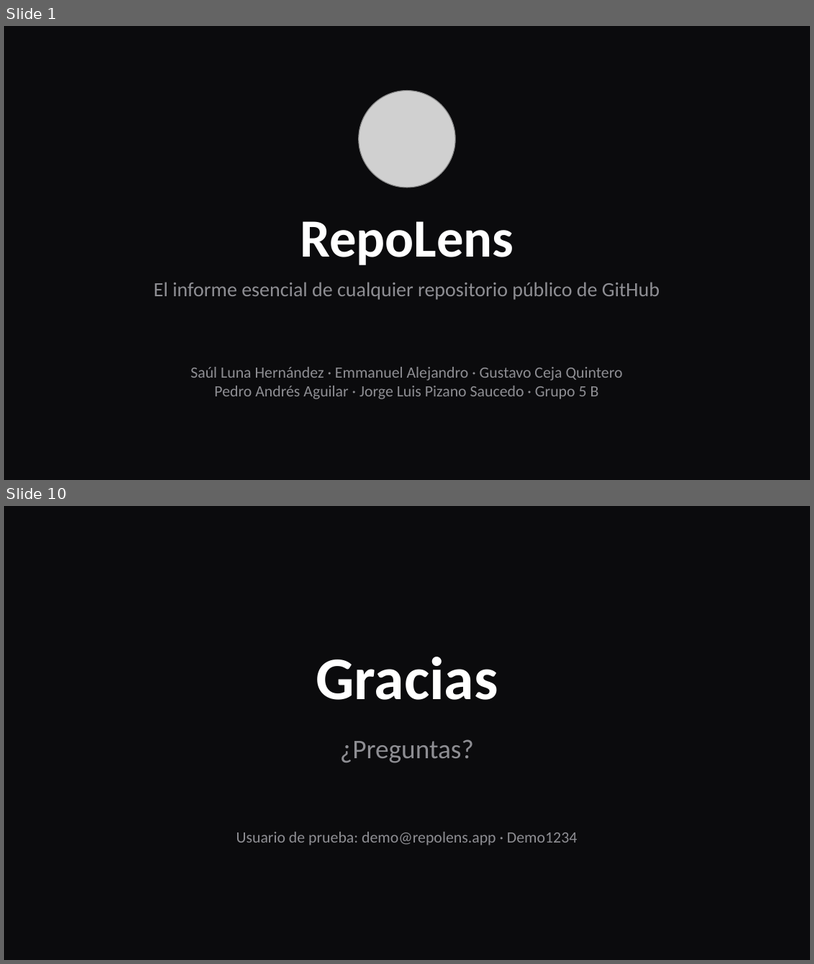
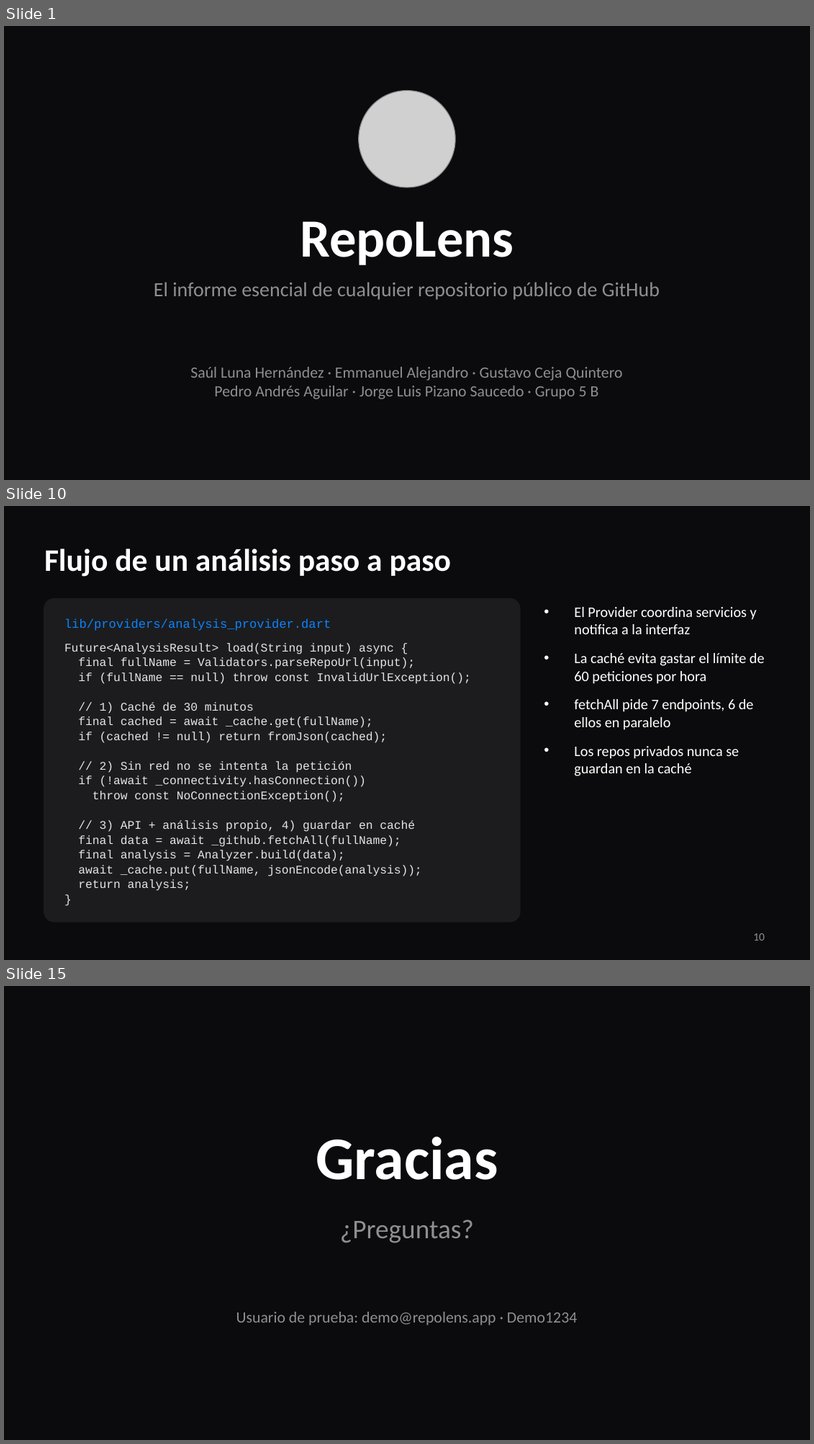
Before and after one commit to sluna5-coder/RepoLens, a slide deck: Entrega/Presentacion/RepoLens.pptx. Shown one above the other, each under a label of ours: slides 1 and 10 before the commit, slides 1, 10 and 15 after it; the slides between them are not shown. The pictures are 814x964 and 814x1444 pixels, drawn with LibreOffice and Linux fonts; fonts in the diff are those of the drawing; grey boxes stand for pictures. Boxes give left, top, right and bottom in pixels: in the first picture for what was removed or moved away, otherwise in the second. Text is boxed around its words. In the diff, an @@ line names an element or a change of style, - is before the commit and + after.

```diff
--- a/Entrega/Presentacion/RepoLens.pptx
+++ b/Entrega/Presentacion/RepoLens.pptx
@@ slide 10 added at <box>4,506,810,960</box>, background #0B0B0D @@
@@ title added at <box>44,548,452,577</box>, 28 pt, text #FFFFFF, bold @@
+Flujo de un análisis paso a paso
@@ rounded rectangle added at <box>44,599,520,921</box>, fill #1C1C1E, outline #1C1C1E 1 pt @@
@@ text added at <box>574,607,765,776</box>, 13 pt, text #FFFFFF @@
+• El Provider coordina servicios y notifica a la interfaz
+• La caché evita gastar el límite de 60 peticiones por hora
+• fetchAll pide 7 endpoints, 6 de ellos en paralelo
+• Los repos privados nunca se guardan en la caché
@@ text added at <box>64,618,331,631</box>, 11 pt, text #0A84FF @@
+lib/providers/analysis_provider.dart
@@ text added at <box>64,643,471,890</box>, 10.5 pt, text #E5E5EA @@
+Future<AnalysisResult> load(String input) async {
+final fullName = Validators.parseRepoUrl(input);
+if (fullName == null) throw const InvalidUrlException();
+// 1) Caché de 30 minutos
+final cached = await _cache.get(fullName);
+if (cached != null) return fromJson(cached);
+// 2) Sin red no se intenta la petición
+if (!await _connectivity.hasConnection())
+throw const NoConnectionException();
+// 3) API + análisis propio, 4) guardar en caché
+final data = await _github.fetchAll(fullName);
+final analysis = Analyzer.build(data);
+await _cache.put(fullName, jsonEncode(analysis));
+return analysis;
+}
@@ page number added at <box>754,933,765,940</box>, 10 pt, text #8E8E93 @@
+10
@@ what was slide 10 is now slide 15 @@
```
Also in this commit, not shown: 8 slides changed, 4 other slides added.
